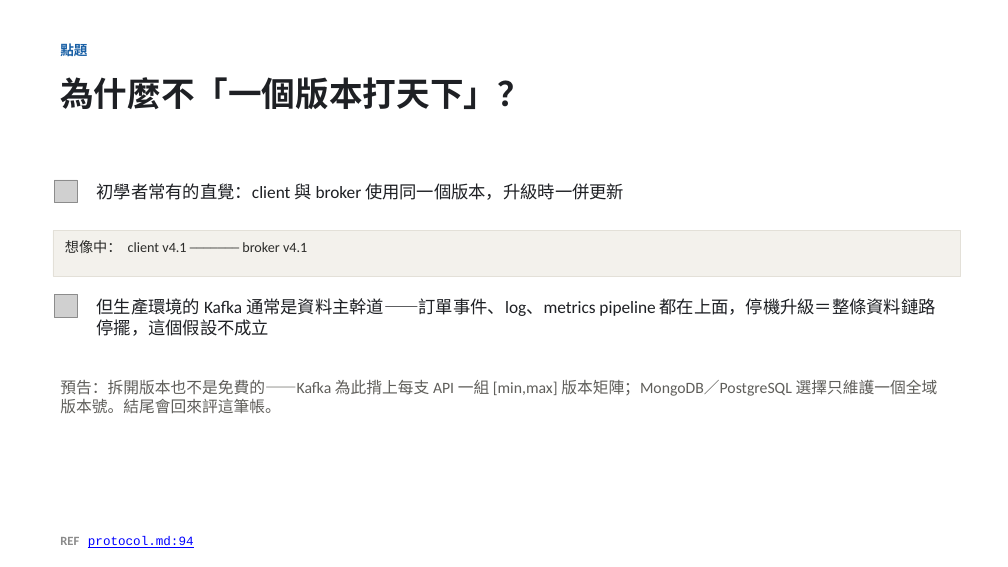
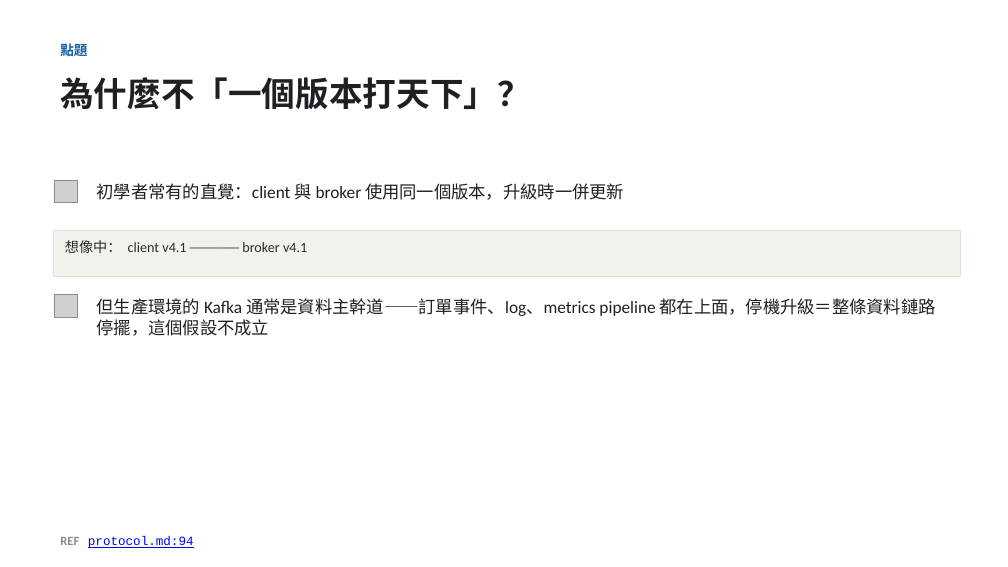
Before and after one commit to unknowntpo/kafka, a slide deck: slide 3 of study/version-control/kafka-version-negotiation.pptx. Drawn at 1008x567 pixels with LibreOffice and Linux fonts; fonts in the diff are those of the drawing; grey boxes stand for pictures. Boxes give left, top, right and bottom in pixels: in the first picture for what was removed or moved away, otherwise in the second. Text is boxed around its words. In the diff, an @@ line names an element or a change of style, - is before the commit and + after.

```diff
--- a/study/version-control/kafka-version-negotiation.pptx
+++ b/study/version-control/kafka-version-negotiation.pptx
@@ text removed at box(60, 380, 938, 414) @@
-預告：拆開版本也不是免費的——Kafka 為此揹上每支 API 一組 [min,max] 版本矩陣；MongoDB／PostgreSQL 選擇只維護一個全域版本號。結尾會回來評這筆帳。
```
Also in this commit, not shown: 3 other slides changed, 3 other files.
